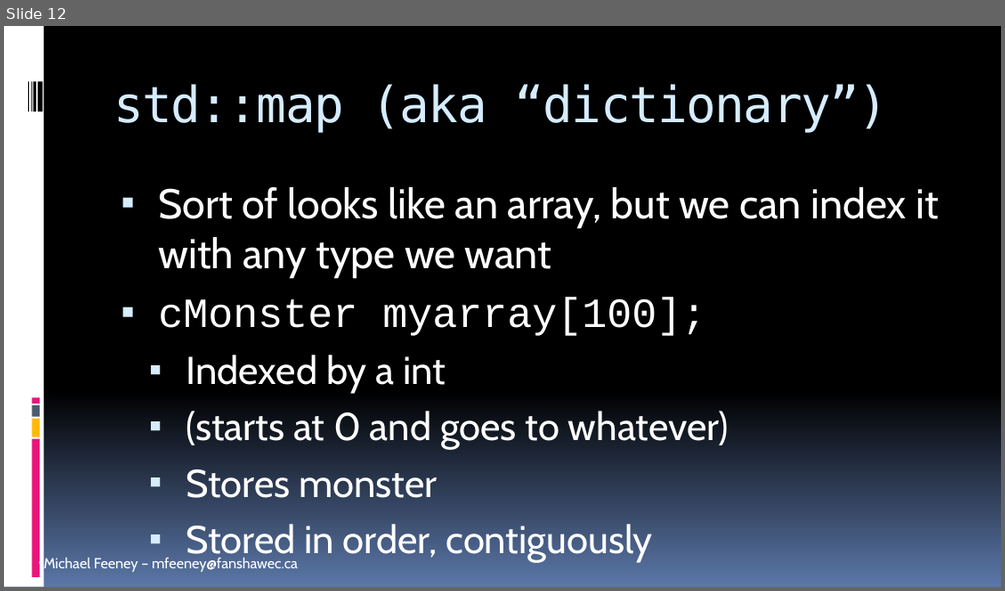
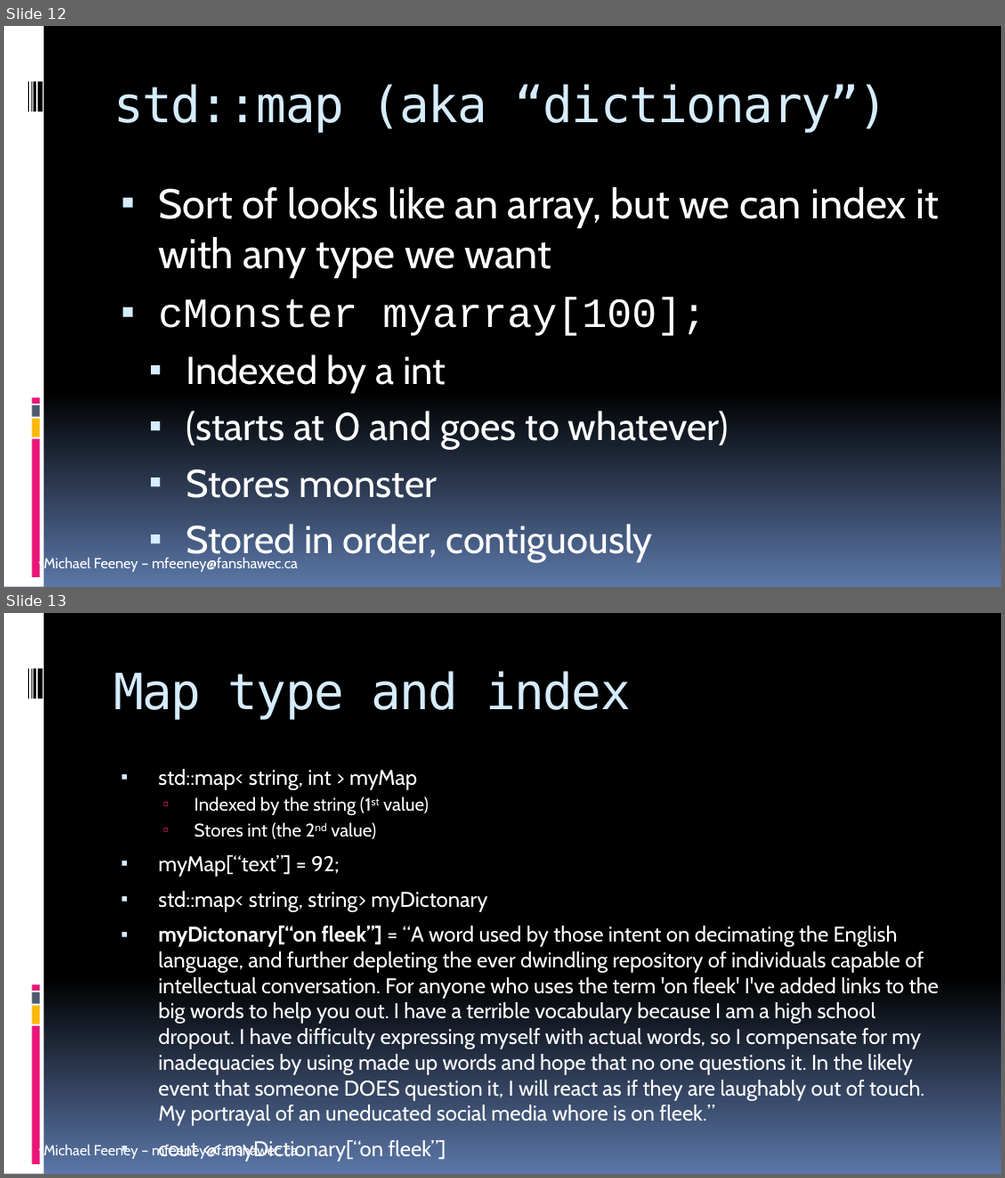
Before and after one commit to FeeneyCodes/GDP202425, a slide deck: 6044_FramPat/D2D/W01/INFO_6044_Engine_F24_W01D02_STL_Containers_1.pptx. Shown one above the other, each under a label of ours: slide 12 before the commit, slides 12 and 13 after it. The pictures are 1005x591 and 1005x1178 pixels, drawn with LibreOffice and Linux fonts; fonts in the diff are those of the drawing. Boxes give left, top, right and bottom in pixels: in the first picture for what was removed or moved away, otherwise in the second. Text is boxed around its words. In the diff, an @@ line names an element or a change of style, - is before the commit and + after.

```diff
--- a/6044_FramPat/D2D/W01/INFO_6044_Engine_F24_W01D02_STL_Containers_1.pptx
+++ b/6044_FramPat/D2D/W01/INFO_6044_Engine_F24_W01D02_STL_Containers_1.pptx
@@ slide 13 added at (x1=4, y1=613, x2=1001, y2=1174), background gradient #000000 to #5B77A8; not listed: 10 template elements that a slide beside it also shows @@
@@ title added at (x1=113, y1=671, x2=630, y2=720), 36 pt, text #D6ECFF @@
+Map type and index
@@ text added at (x1=158, y1=769, x2=938, y2=1126), 15.4 pt, text #FFFFFF @@
+▪ std::map< string, int > myMap
+  ▫ Indexed by the string (1st value)
+  ▫ Stores int (the 2nd value)
+▪ myMap[“text”] = 92;
+▪ std::map< string, string> myDictonary
+▪ myDictonary[“on fleek”] = “A word used by those intent on decimating the English language, and further depleting the ever dwindling repository of individuals capable of intellectual conversation. For anyone who uses the term 'on fleek' I've added links to the big words to help you out. I have a terrible vocabulary because I am a high school dropout. I have difficulty expressing myself with actual words, so I compensate for my inadequacies by using made up words and hope that no one questions it. In the likely event that someone DOES question it, I will react as if they are laughably out of touch. My portrayal of an uneducated social media whore is on fleek.”
+▪ cout << myDictionary[“on fleek”]
```
Also in this commit, not shown: 7 other slides added, 12 other files.
